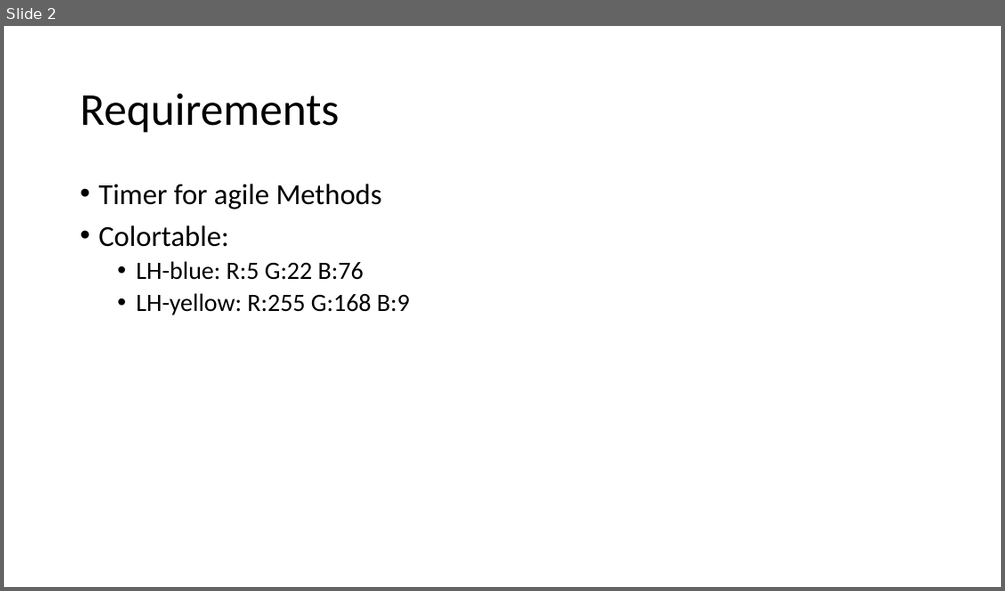
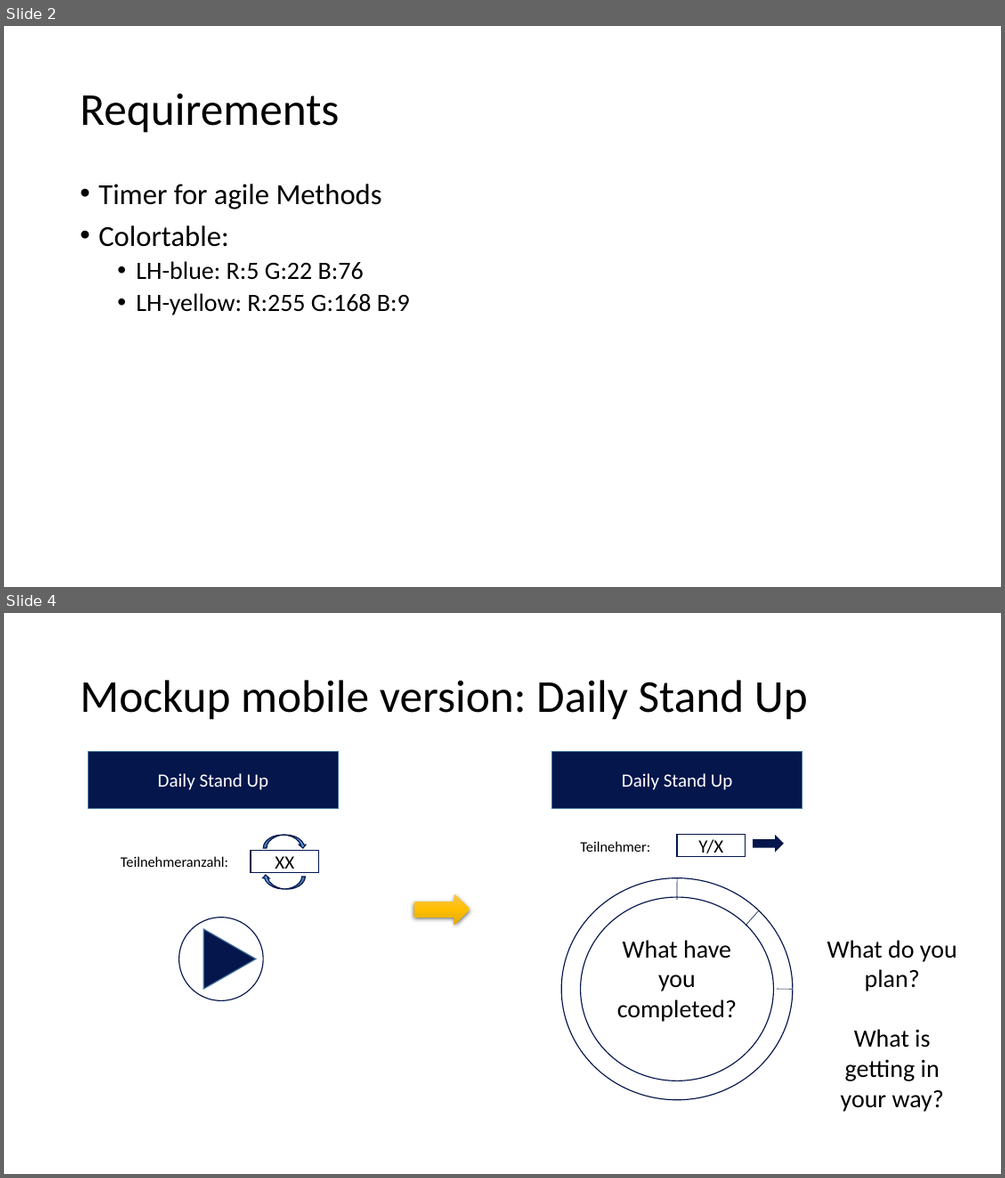
Before and after one commit to Cryptoshot/lhind.agileportal, a slide deck: lhind-agilportal/Projektdateien/LHIND Agile Portal.pptx. Shown one above the other, each under a label of ours: slide 2 before the commit, slides 2 and 4 after it; the slides between them are not shown. The pictures are 1005x591 and 1005x1178 pixels, drawn with LibreOffice and Linux fonts; fonts in the diff are those of the drawing. Boxes give left, top, right and bottom in pixels: in the first picture for what was removed or moved away, otherwise in the second. Text is boxed around its words. In the diff, an @@ line names an element or a change of style, - is before the commit and + after.

```diff
--- a/lhind-agilportal/Projektdateien/LHIND Agile Portal.pptx
+++ b/lhind-agilportal/Projektdateien/LHIND Agile Portal.pptx
@@ slide 4 added at (x1=4, y1=613, x2=1001, y2=1174), background #FFFFFF @@
@@ title added at (x1=80, y1=680, x2=808, y2=720), 44 pt, text #000000 @@
+Mockup mobile version: Daily Stand Up
@@ rectangle added at (x1=88, y1=751, x2=339, y2=809), fill #05164C, outline #43739E 1 pt, 18 pt, text #FFFFFF @@
+Daily Stand Up
@@ rectangle added at (x1=552, y1=751, x2=802, y2=809), fill #05164C, outline #43739E 1 pt, 18 pt, text #FFFFFF @@
+Daily Stand Up
@@ rectangle added at (x1=251, y1=850, x2=319, y2=873), fill #FFFFFF, outline #05164C 1 pt, 18 pt, text #000000 @@
+XX
@@ curved down arrow added at (x1=264, y1=835, x2=307, y2=849), fill #5B9BD5, outline #05164C 1 pt @@
@@ text added at (x1=580, y1=841, x2=650, y2=852), 14 pt, text #000000 @@
+Teilnehmer:
@@ rectangle added at (x1=677, y1=835, x2=745, y2=857), fill #FFFFFF, outline #05164C 1 pt, 18 pt, text #000000 @@
+Y/X
@@ right arrow added at (x1=753, y1=835, x2=783, y2=851), fill #05164C, outline #05164C 1 pt @@
@@ text added at (x1=121, y1=856, x2=228, y2=867), 14 pt, text #000000 @@
+Teilnehmeranzahl:
@@ curved down arrow added at (x1=262, y1=875, x2=306, y2=890), fill #5B9BD5, outline #05164C 1 pt @@
@@ donut added at (x1=562, y1=877, x2=793, y2=1100), fill #FFFFFF, outline #05164C 1 pt @@
@@ line added from (677, 877) to (677, 900), #05164C 0.5 pt @@
@@ right arrow added at (x1=414, y1=894, x2=469, y2=925), fill gradient #FFC64B to #FFC000 to #E3AB00 @@
@@ ellipse added at (x1=179, y1=917, x2=263, y2=1001), fill #FFFFFF, outline #05164C 1 pt @@
@@ triangle added at (x1=203, y1=929, x2=256, y2=989), fill #05164C, outline #43739E 1 pt @@
@@ line added from (759, 910) to (745, 925), #05164C 0.5 pt @@
@@ text added at (x1=617, y1=940, x2=736, y2=1022), 24 pt, text #000000 @@
+What have you completed?
@@ text added at (x1=827, y1=940, x2=957, y2=1111), 24 pt, text #000000 @@
+What do you plan?
+What is getting in your way?
@@ line added from (793, 989) to (777, 989), #05164C 0.5 pt @@
```
Also in this commit, not shown: 1 slide changed, 1 other slide added.
